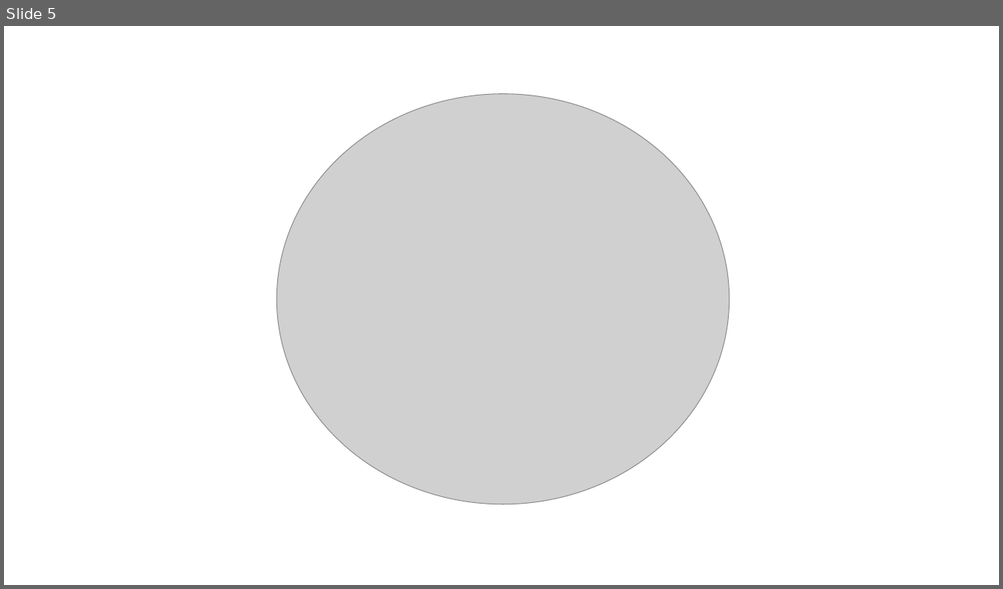
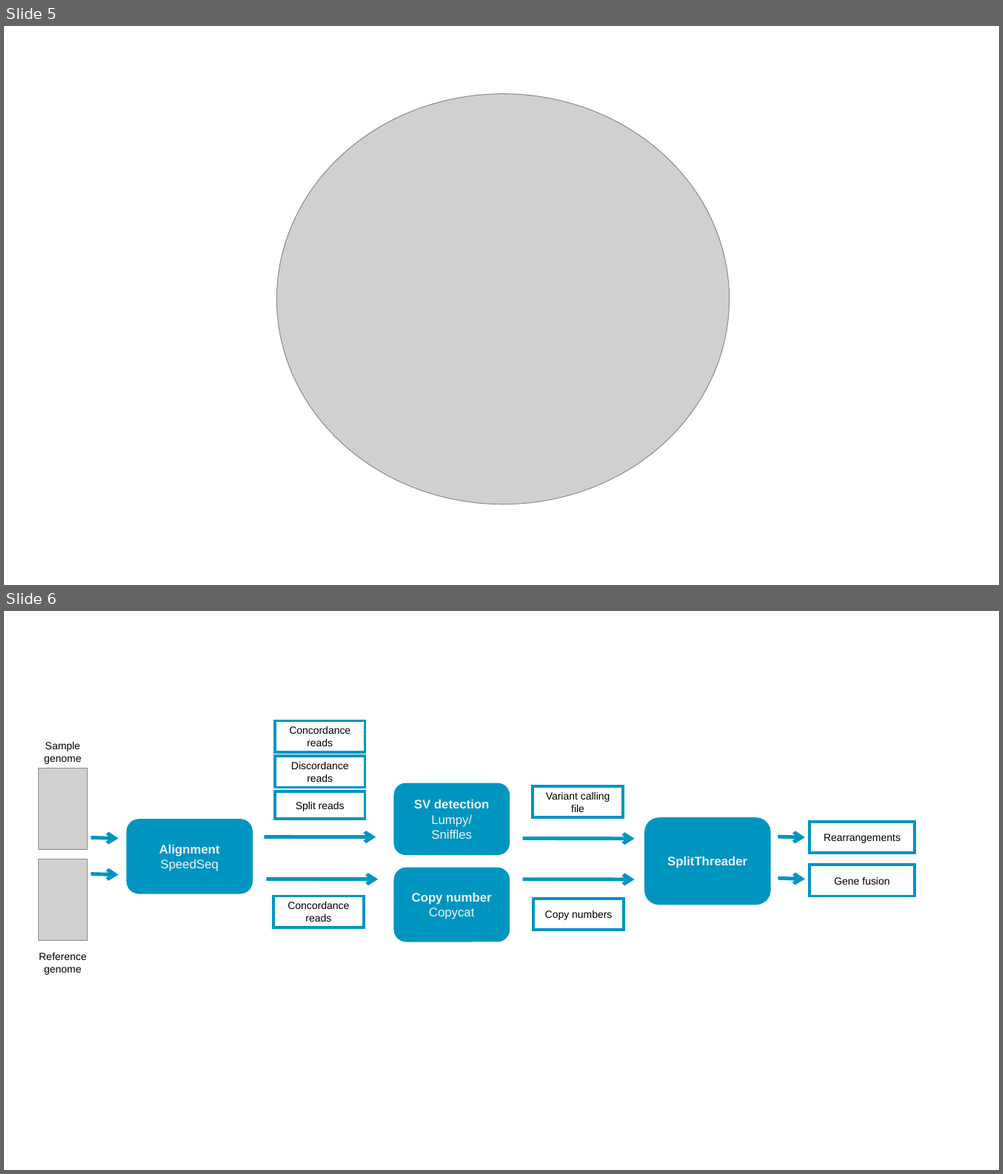
Before and after one commit to arceda/DOCTORADO, a slide deck: db/Presentation1.pptx. Shown one above the other, each under a label of ours: slide 5 before the commit, slides 5 and 6 after it. The pictures are 1003x589 and 1003x1174 pixels, drawn with LibreOffice and Linux fonts; fonts in the diff are those of the drawing; grey boxes stand for pictures. Boxes give left, top, right and bottom in pixels: in the first picture for what was removed or moved away, otherwise in the second. Text is boxed around its words. In the diff, an @@ line names an element or a change of style, - is before the commit and + after.

```diff
--- a/db/Presentation1.pptx
+++ b/db/Presentation1.pptx
@@ slide 6 added at (4,611,999,1170), background #FFFFFF @@
@@ rounded rectangle added at (275,721,365,752), fill #FFFFFF, outline #0095C0 2.75 pt, 10 pt, text #000000 @@
+Concordance reads
@@ text added at (44,742,81,764), 10 pt, text #000000 @@
+Sample genome
@@ rounded rectangle added at (275,756,365,787), fill #FFFFFF, outline #0095C0 2.75 pt, 10 pt, text #000000 @@
+Discordance reads
@@ picture added at (38,769,87,850) @@
@@ rounded rectangle added at (393,783,509,856), fill #0095C0, 12 pt, text #ECF2F8 @@
+SV detection
+Lumpy/
+Sniffles
@@ rounded rectangle added at (533,786,623,817), fill #FFFFFF, outline #0095C0 2.75 pt, 10 pt, text #000000 @@
+Variant calling file
@@ rounded rectangle added at (275,792,365,819), fill #FFFFFF, outline #0095C0 2.75 pt, 10 pt, text #000000 @@
+Split reads
@@ rounded rectangle added at (126,819,253,894), fill #0095C0, 12 pt, text #ECF2F8, bold @@
+Alignment
+SpeedSeq
@@ rounded rectangle added at (644,817,770,905), fill #0095C0, 12 pt, text #ECF2F8, bold @@
+SplitThreader
@@ rounded rectangle added at (809,821,914,853), fill #FFFFFF, outline #0095C0 2.75 pt, 10 pt, text #000000 @@
+Rearrangements
@@ arrow added from (91, 838) to (118, 839), #0095C0 3.5 pt @@
@@ arrow added from (264, 837) to (375, 837), #0095C0 3.5 pt @@
@@ arrow added from (523, 839) to (634, 839), #0095C0 3.5 pt @@
@@ arrow added from (778, 837) to (805, 838), #0095C0 3.5 pt @@
@@ picture added at (38,860,87,941) @@
@@ arrow added from (91, 874) to (118, 875), #0095C0 3.5 pt @@
@@ rounded rectangle added at (393,868,509,943), fill #0095C0, 12 pt, text #ECF2F8, bold @@
+Copy number
+Copycat
@@ rounded rectangle added at (809,866,914,897), fill #FFFFFF, outline #0095C0 2.75 pt, 10 pt, text #000000 @@
+Gene fusion
@@ arrow added from (267, 880) to (378, 880), #0095C0 3.5 pt @@
@@ rounded rectangle added at (273,897,364,928), fill #FFFFFF, outline #0095C0 2.75 pt, 10 pt, text #000000 @@
+Concordance reads
@@ arrow added from (523, 880) to (634, 880), #0095C0 3.5 pt @@
@@ rounded rectangle added at (534,899,624,931), fill #FFFFFF, outline #0095C0 2.75 pt, 10 pt, text #000000 @@
+Copy numbers
@@ arrow added from (778, 878) to (805, 880), #0095C0 3.5 pt @@
@@ text added at (39,953,86,975), 10 pt, text #000000 @@
+Reference genome
```
Also in this commit, not shown: 5 other files.
